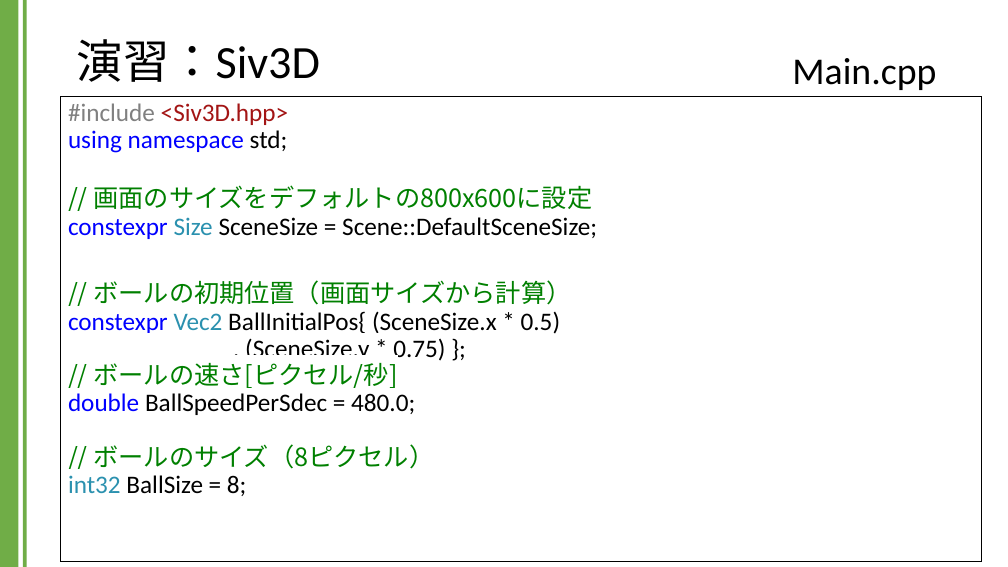
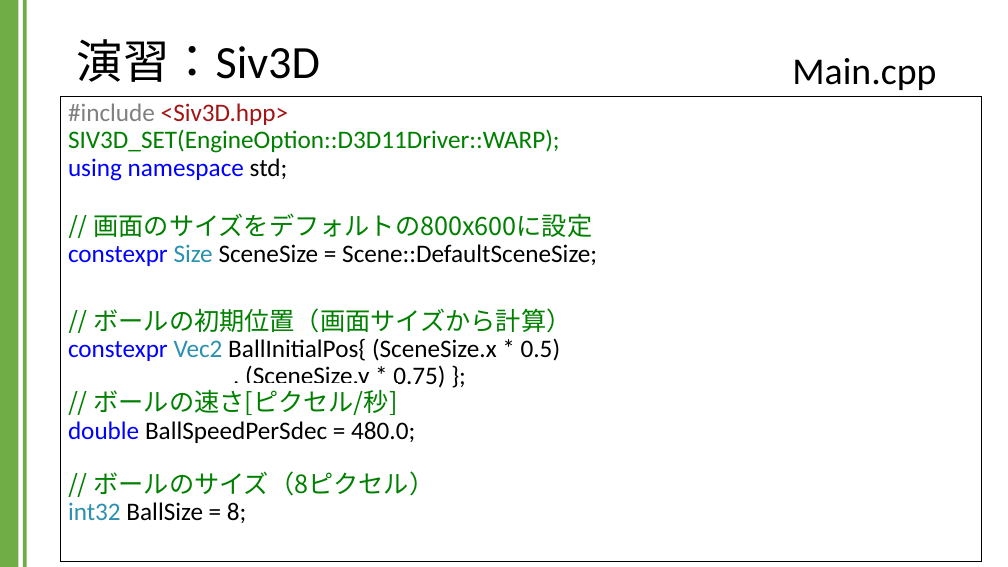
Before and after one commit to kic-murata/cpp2024, a slide deck: slide 22 of 授業資料/演習課題：Siv3D.pptx (slide 19 before the commit). Drawn at 1008x567 pixels with LibreOffice and Linux fonts; fonts in the diff are those of the drawing; background and template pictures are left out. Boxes give left, top, right and bottom in pixels: in the first picture for what was removed or moved away, otherwise in the second. Text is boxed around its words. In the diff, an @@ line names an element or a change of style, - is before the commit and + after.

```diff
--- a/授業資料/演習課題：Siv3D.pptx
+++ b/授業資料/演習課題：Siv3D.pptx
@@ text in rectangle at box(68, 103, 597, 266): text changed; text colour #000000 to #008000 @@
-#include <Siv3D.hpp>
-using namespace std;
-// 画面のサイズをデフォルトの800x600に設定
-constexpr Size SceneSize = Scene::DefaultSceneSize;
+#include <Siv3D.hpp>
+SIV3D_SET(EngineOption::D3D11Driver::WARP);
+using namespace std;
+// 画面のサイズをデフォルトの800x600に設定
+constexpr Size SceneSize = Scene::DefaultSceneSize;
```
Also in this commit, not shown: 13 other slides changed, 7 slides added.
